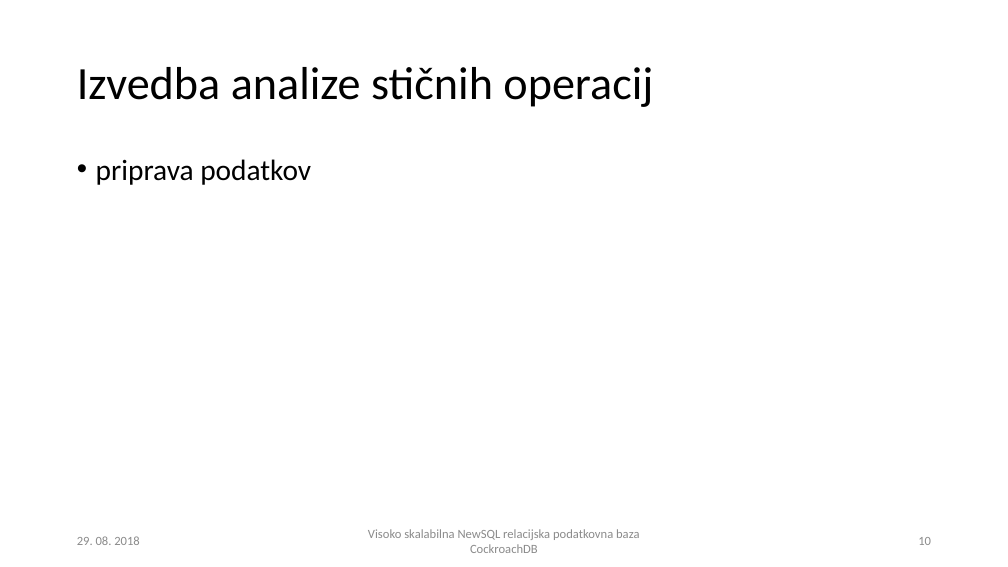
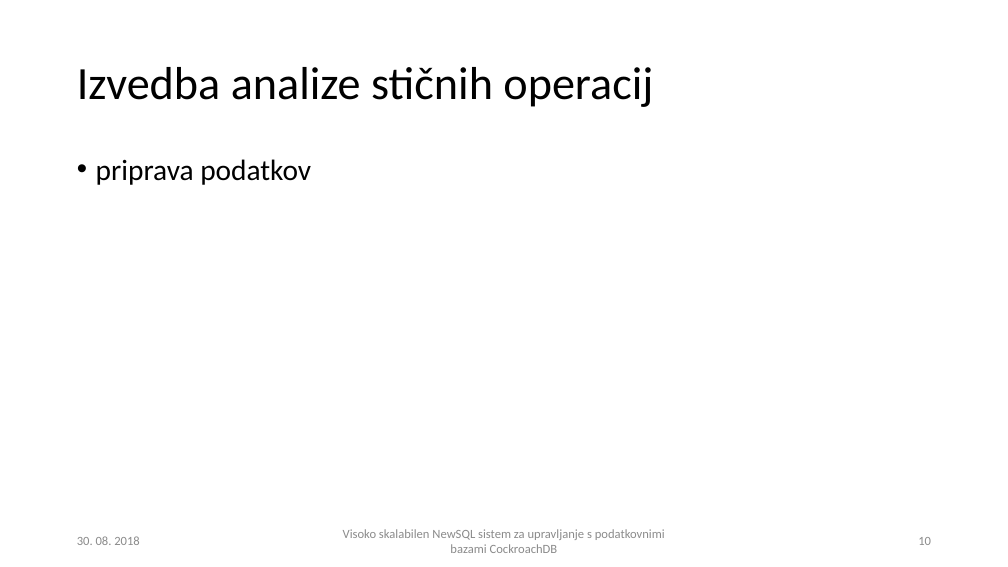
Before and after one commit to arruw/diploma-latex, a slide deck: slide 10 of resources/presentation.pptx. Drawn at 1008x567 pixels with LibreOffice and Linux fonts; fonts in the diff are those of the drawing. Boxes give left, top, right and bottom in pixels: in the first picture for what was removed or moved away, otherwise in the second. Text is boxed around its words. In the diff, an @@ line names an element or a change of style, - is before the commit and + after.

```diff
--- a/resources/presentation.pptx
+++ b/resources/presentation.pptx
@@ text at (x1=77, y1=536, x2=140, y2=545): text changed @@
-29. 08. 2018
+30. 08. 2018
@@ text at (x1=343, y1=529, x2=665, y2=553): text changed @@
-Visoko skalabilna NewSQL relacijska podatkovna baza CockroachDB
+Visoko skalabilen NewSQL sistem za upravljanje s podatkovnimi bazami CockroachDB
```
Also in this commit, not shown: 11 other slides changed, 7 other files.
